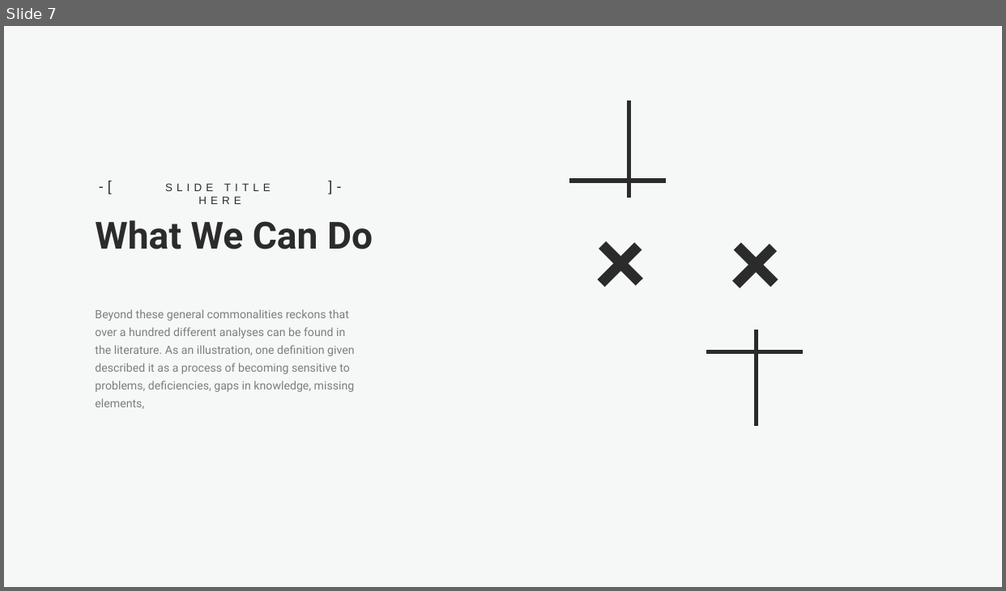
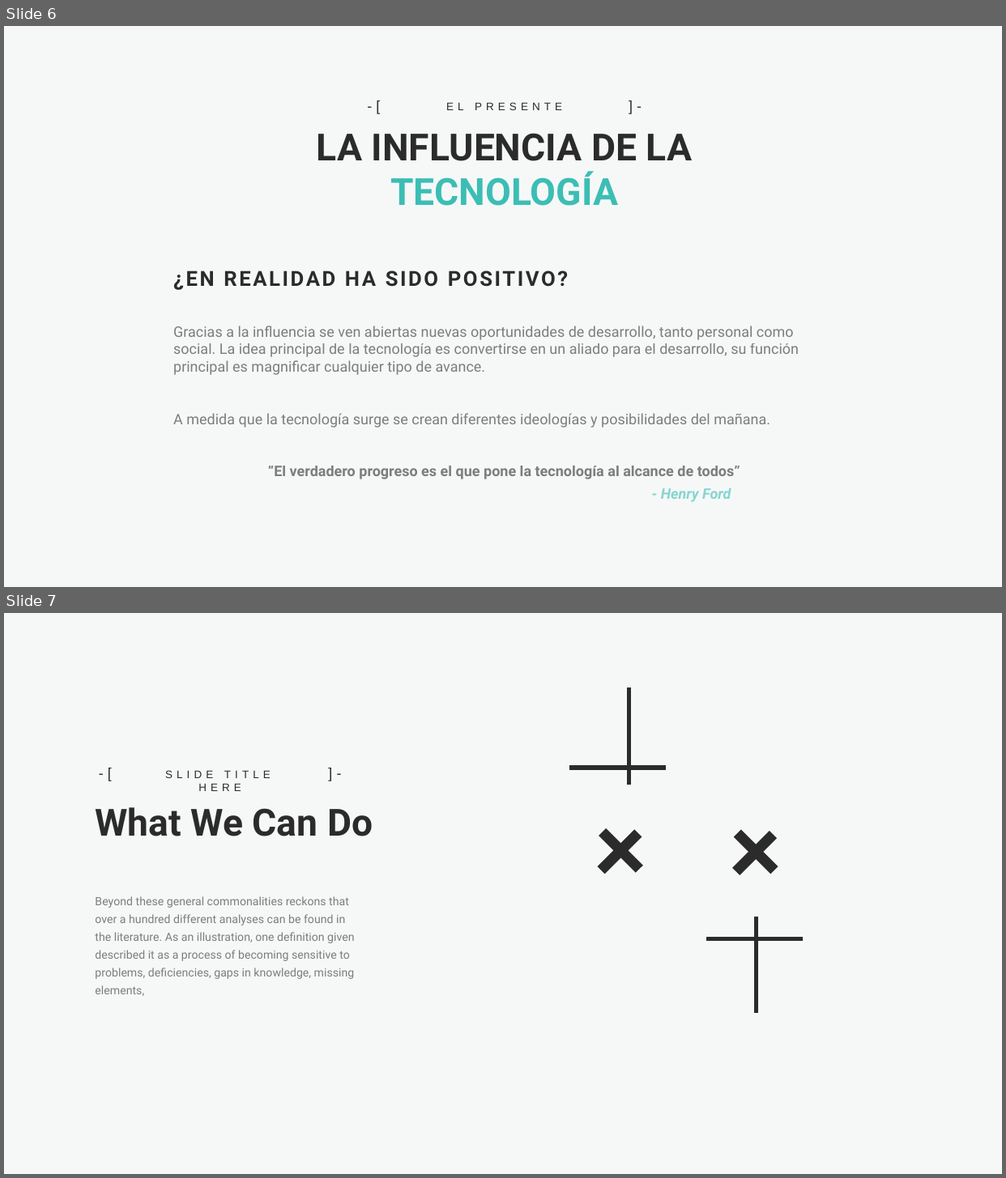
Before and after one commit to Axels20/PruebaDeRTO, a slide deck: Capacitación.pptx. Shown one above the other, each under a label of ours: slide 7 before the commit, slides 6 and 7 after it. The pictures are 1006x591 and 1006x1178 pixels, drawn with LibreOffice and Linux fonts; fonts in the diff are those of the drawing. Boxes give left, top, right and bottom in pixels: in the first picture for what was removed or moved away, otherwise in the second. Text is boxed around its words. In the diff, an @@ line names an element or a change of style, - is before the commit and + after.

```diff
--- a/Capacitación.pptx
+++ b/Capacitación.pptx
@@ slide 6 added at <box>4,26,1002,587</box>, background #F6F8F8 @@
@@ group added at <box>317,92,692,206</box>: 4 texts @@
+LA INFLUENCIA DE LA TECNOLOGÍA
+EL PRESENTE
+-[
+]-
@@ text added at <box>186,271,215,286</box>, 20 pt, text #2B2B2B, bold @@
+¿EN REALIDAD HA SIDO POSITIVO?
@@ text added at <box>173,326,799,502</box>, 14 pt, text #2B2B2B at 60% opacity @@
+Gracias a la influencia se ven abiertas nuevas oportunidades de desarrollo, tanto personal como social. La idea principal de la tecnología es convertirse en un aliado para el desarrollo, su función principal es magnificar cualquier tipo de avance.
+A medida que la tecnología surge se crean diferentes ideologías y posibilidades del mañana.
+“El verdadero progreso es el que pone la tecnología al alcance de todos”
+- Henry Ford
```
Also in this commit, not shown: 1 other slide added, 2 slides removed.
